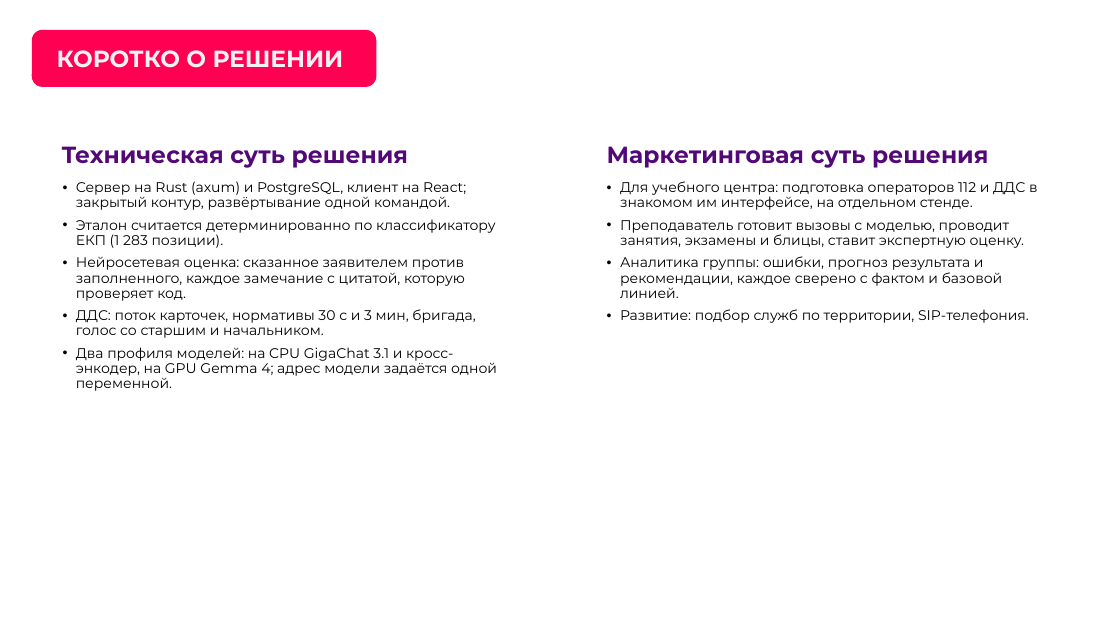
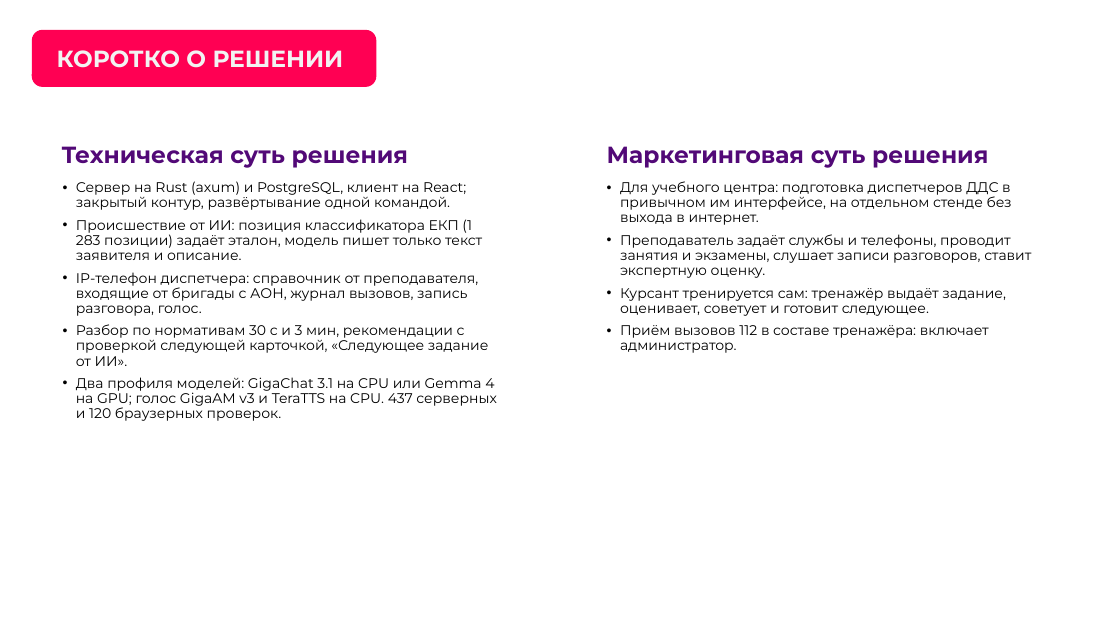
Before and after one commit to Den4ikAI/arm112-trainer_final, a slide deck: slide 5 of docs/презентация.pptx. Drawn at 1120x630 pixels with LibreOffice and Linux fonts; fonts in the diff are those of the drawing; background and template pictures are left out. Boxes give left, top, right and bottom in pixels: in the first picture for what was removed or moved away, otherwise in the second. Text is boxed around its words. In the diff, an @@ line names an element or a change of style, - is before the commit and + after.

Commit message:
Презентация финала: тренажёр диспетчера ДДС — 17 слайдов, обязательный блок шаблона

```diff
--- a/docs/презентация.pptx
+++ b/docs/презентация.pptx
@@ text at (620,181,1031,353): text changed @@
-• Для учебного центра: подготовка операторов 112 и ДДС в знакомом им интерфейсе, на отдельном стенде.
-• Преподаватель готовит вызовы с моделью, проводит занятия, экзамены и блицы, ставит экспертную оценку.
-• Аналитика группы: ошибки, прогноз результата и рекомендации, каждое сверено с фактом и базовой линией.
-• Развитие: подбор служб по территории, SIP-телефония.
+• Для учебного центра: подготовка диспетчеров ДДС в привычном им интерфейсе, на отдельном стенде без выхода в интернет.
+• Преподаватель задаёт службы и телефоны, проводит занятия и экзамены, слушает записи разговоров, ставит экспертную оценку.
+• Курсант тренируется сам: тренажёр выдаёт задание, оценивает, советует и готовит следующее.
+• Приём вызовов 112 в составе тренажёра: включает администратор.
@@ text at (76,219,496,421): text changed @@
-• Эталон считается детерминированно по классификатору ЕКП (1 283 позиции).
-• Нейросетевая оценка: сказанное заявителем против заполненного, каждое замечание с цитатой, которую проверяет код.
-• ДДС: поток карточек, нормативы 30 с и 3 мин, бригада, голос со старшим и начальником.
-• Два профиля моделей: на CPU GigaChat 3.1 и кросс-энкодер, на GPU Gemma 4; адрес модели задаётся одной переменной.
+• Происшествие от ИИ: позиция классификатора ЕКП (1 283 позиции) задаёт эталон, модель пишет только текст заявителя и описание.
+• IP-телефон диспетчера: справочник от преподавателя, входящие от бригады с АОН, журнал вызовов, запись разговора, голос.
+• Разбор по нормативам 30 с и 3 мин, рекомендации с проверкой следующей карточкой, «Следующее задание от ИИ».
+• Два профиля моделей: GigaChat 3.1 на CPU или Gemma 4 на GPU; голос GigaAM v3 и TeraTTS на CPU. 437 серверных и 120 браузерных проверок.
```
Also in this commit, not shown: 4 other slides changed, 11 slides added, 21 slides removed, 15 other files.
